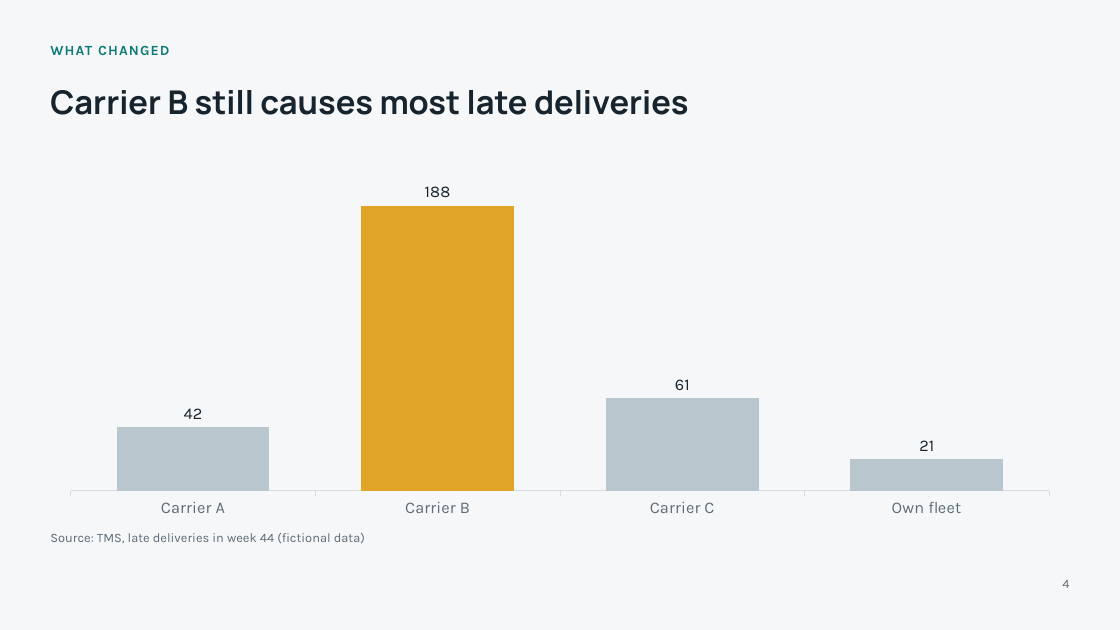
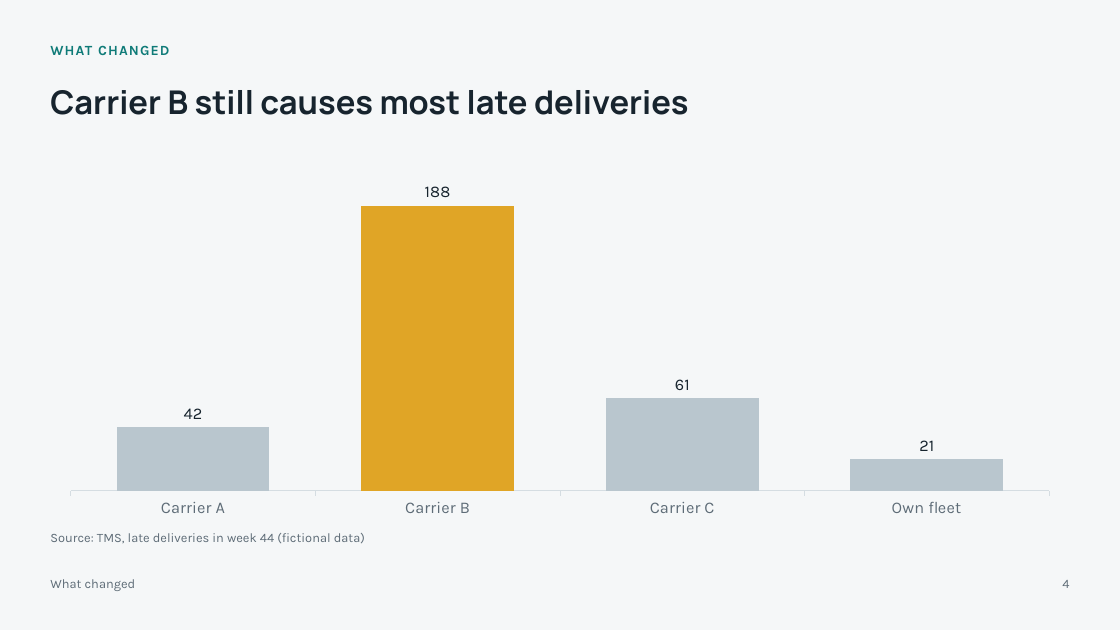
Before and after one commit to vinivaliati/vinivaliati-ai-template, a slide deck: slide 4 of skills/presentations/assets/status-report.pptx. Drawn at 1120x630 pixels with LibreOffice and Linux fonts; fonts in the diff are those of the drawing. Boxes give left, top, right and bottom in pixels: in the first picture for what was removed or moved away, otherwise in the second. Text is boxed around its words. In the diff, an @@ line names an element or a change of style, - is before the commit and + after.

```diff
--- a/skills/presentations/assets/status-report.pptx
+++ b/skills/presentations/assets/status-report.pptx
@@ text added at <box>50,579,136,591</box>, 11 pt, text #5E6C77 @@
+What changed
```
Also in this commit, not shown: 3 other slides changed, 29 other files.
